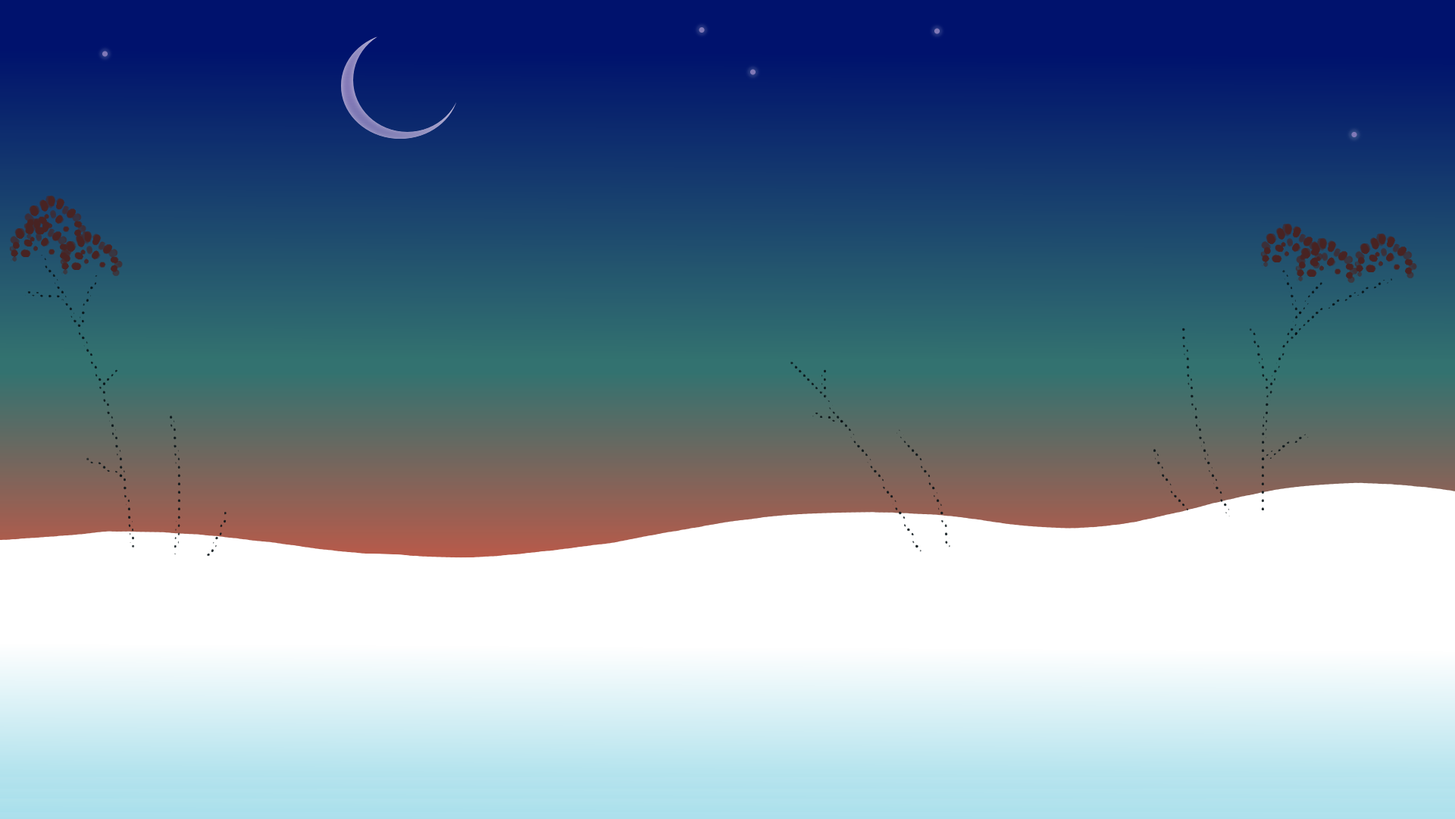
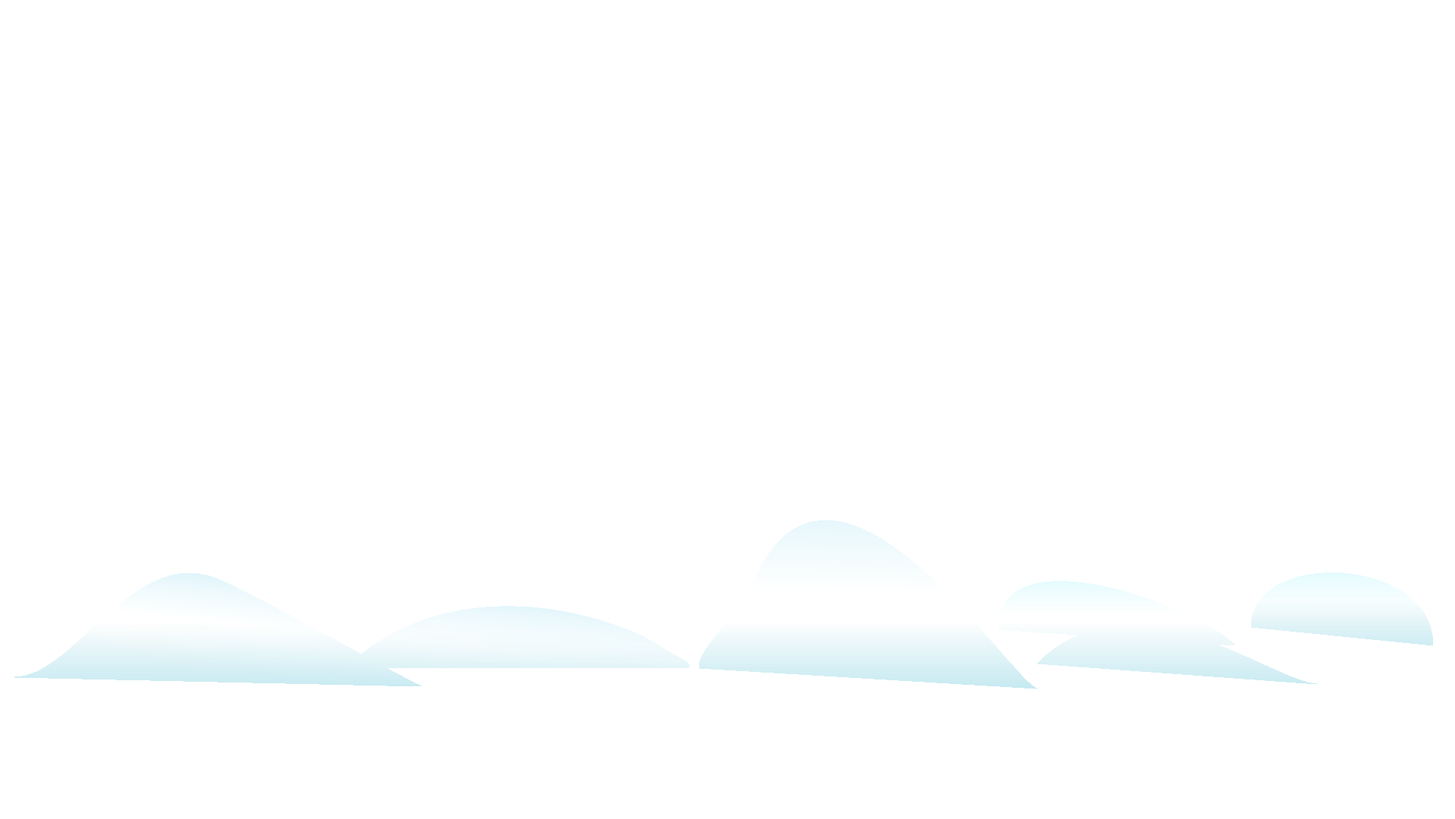
Two versions of the same layered image (1455px x 819px). Layer-by-layer changes:
renamed "dunes" to "snow_for_export_0", showed it, painted on it, masked it over [0, 506, 1454, 749]
hid "stars" over [97, 0, 1359, 146]
hid "moon", painted on it over [0, 0, 1455, 819]
hid "foliage", painted on it over [0, 145, 1455, 437]
hid "twigs", painted on it over [0, 242, 1407, 583]
hid "horizon", painted on it, masked it over [0, 103, 1455, 819]
hid "sky", painted on it over [0, 0, 1455, 819]
